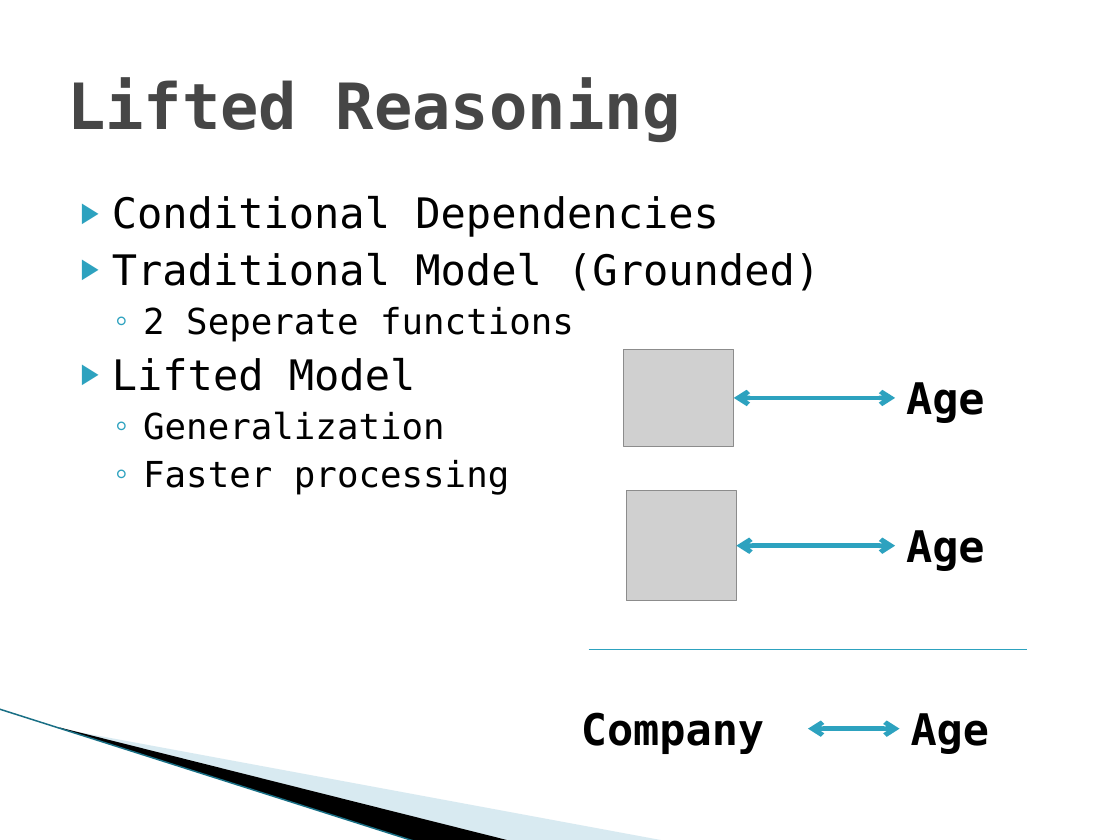
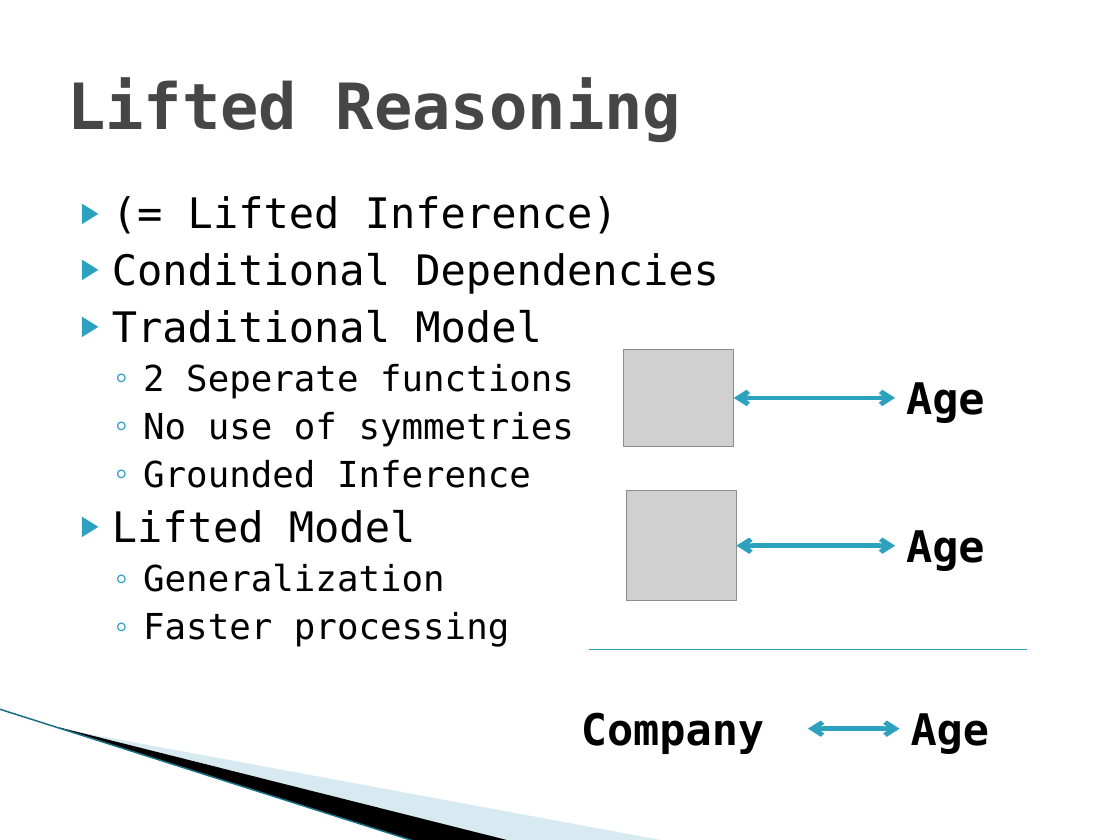
Before and after one commit to Mickaly13X/wv_project, a slide deck: slide 4 of Presentation.pptx (slide 3 before the commit). Drawn at 1120x840 pixels with LibreOffice and Linux fonts; fonts in the diff are those of the drawing; grey boxes stand for pictures; background and template pictures are left out. Boxes give left, top, right and bottom in pixels: in the first picture for what was removed or moved away, otherwise in the second. Text is boxed around its words. In the diff, an @@ line names an element or a change of style, - is before the commit and + after.

```diff
--- a/Presentation.pptx
+++ b/Presentation.pptx
@@ text at (188,196,618,234): paragraph added @@
+▶ (= Lifted Inference)
@@ text at (112,310,541,343): text changed @@
-▶ Traditional Model (Grounded)
+▶ Traditional Model
@@ text at (143,411,574,488): paragraphs added @@
+  ◦ No use of symmetries
+  ◦ Grounded Inference
```
Also in this commit, not shown: 4 other slides changed, 3 slides added, 1 other file.
